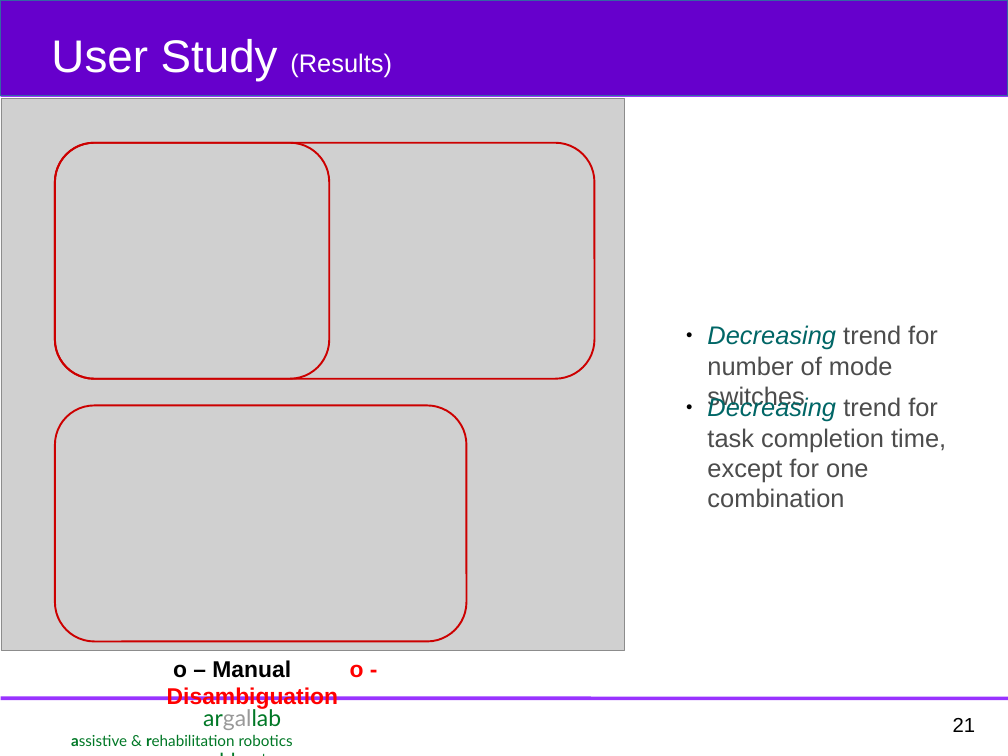
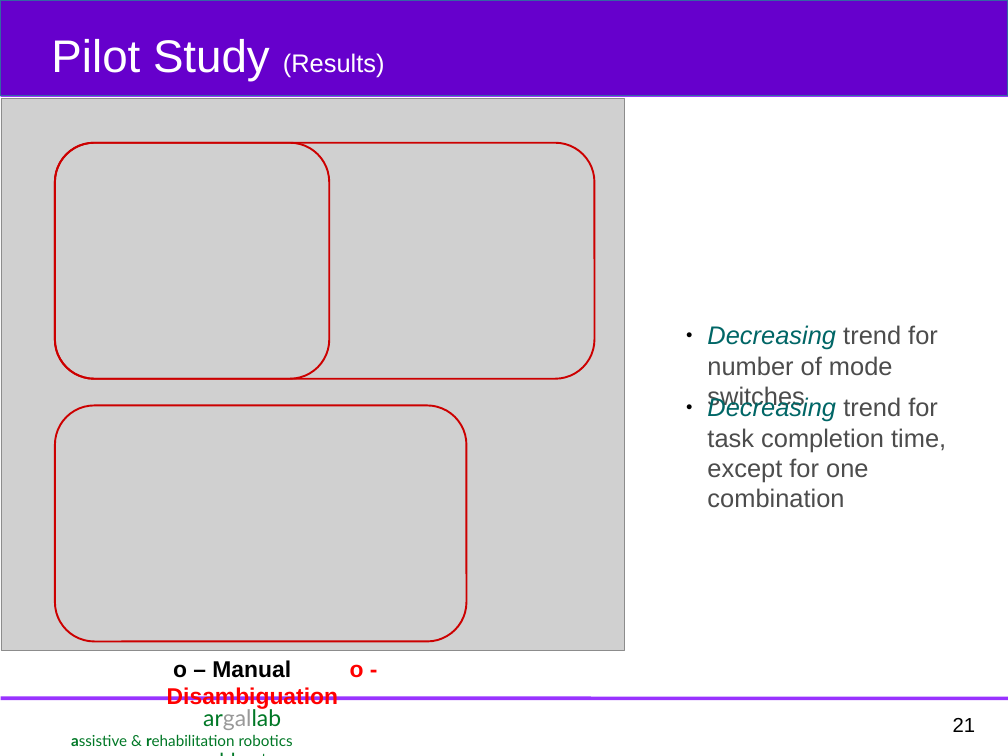
Before and after one commit to deepakgopinath/Quals_Stuff, a slide deck: slide 21 of Presentation/Deepak_ME_Quals.odp. Drawn at 1008x756 pixels with LibreOffice and Linux fonts; fonts in the diff are those of the drawing; grey boxes stand for pictures. Boxes give left, top, right and bottom in pixels: in the first picture for what was removed or moved away, otherwise in the second. Text is boxed around its words. In the diff, an @@ line names an element or a change of style, - is before the commit and + after.

```diff
--- a/Presentation/Deepak_ME_Quals.odp
+++ b/Presentation/Deepak_ME_Quals.odp
@@ text at (51, 39, 385, 81): text changed @@
-User Study (Results)
+Pilot Study (Results)
```
Also in this commit, not shown: 8 other slides changed, 2 slides added, 1 slide removed, 3 other files.
